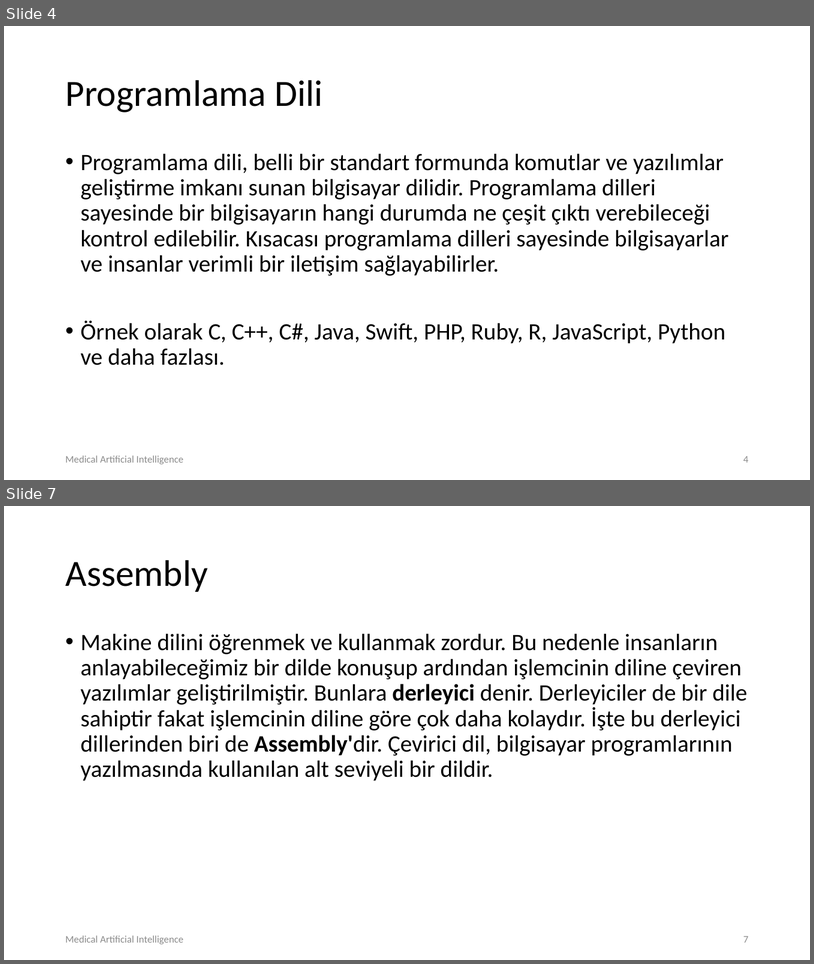
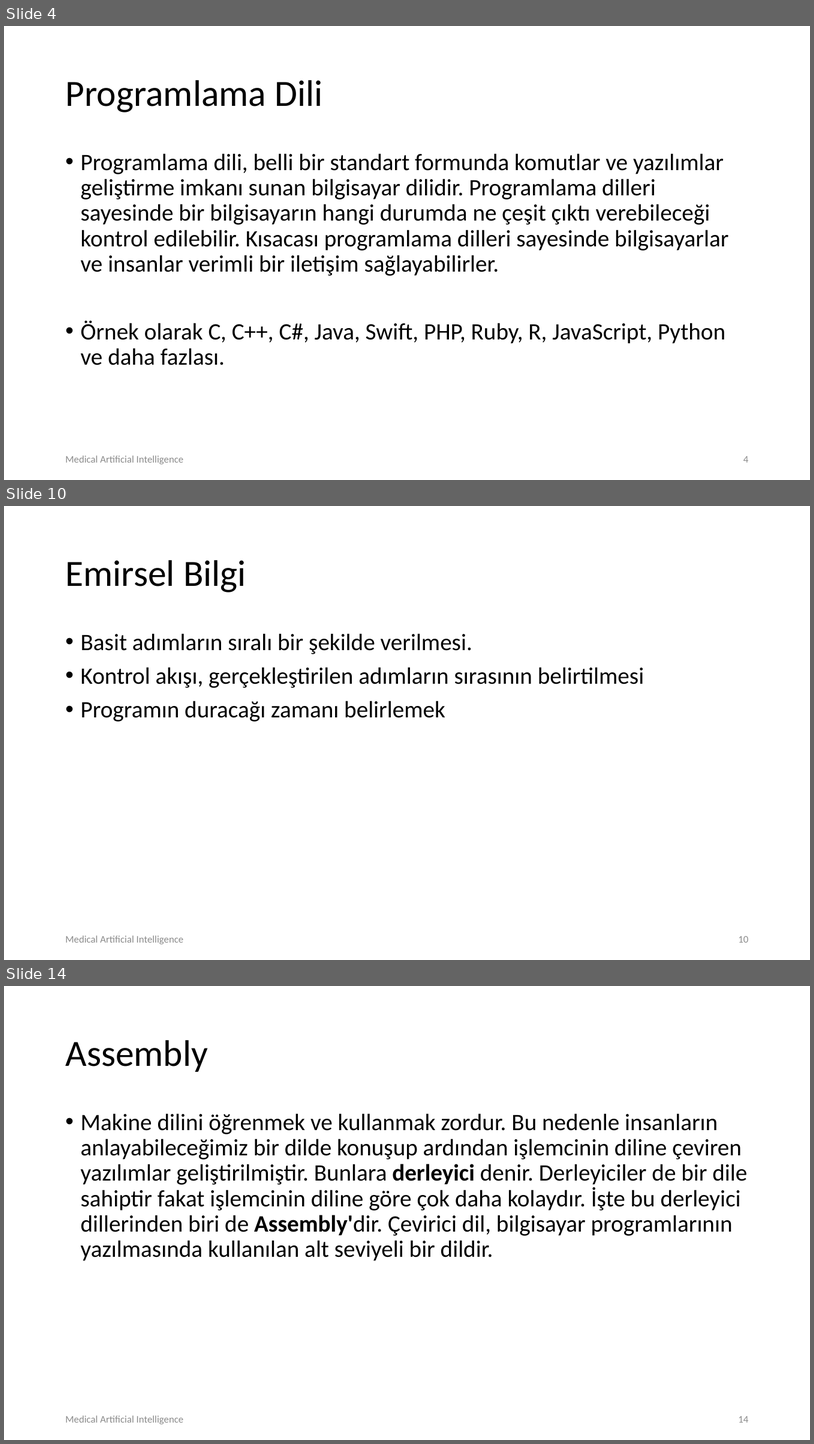
Before and after one commit to MAIClub/maiWorkshops19, a slide deck: Introduction to Python /lec01.pptx. Shown one above the other, each under a label of ours: slides 4 and 7 before the commit, slides 4, 10 and 14 after it; the slides between them are not shown. The pictures are 814x964 and 814x1444 pixels, drawn with LibreOffice and Linux fonts; fonts in the diff are those of the drawing; background and template pictures are left out. Boxes give left, top, right and bottom in pixels: in the first picture for what was removed or moved away, otherwise in the second. Text is boxed around its words. In the diff, an @@ line names an element or a change of style, - is before the commit and + after.

```diff
--- a/Introduction to Python /lec01.pptx
+++ b/Introduction to Python /lec01.pptx
@@ slide 10 added at [4, 506, 810, 960], background #FFFFFF @@
@@ title added at [65, 560, 246, 592], 44 pt, text #000000 @@
+Emirsel Bilgi
@@ text added at [81, 633, 644, 721], 28 pt, text #000000 @@
+• Basit adımların sıralı bir şekilde verilmesi.
+• Kontrol akışı, gerçekleştirilen adımların sırasının belirtilmesi
+• Programın duracağı zamanı belirlemek
@@ text added at [65, 935, 184, 944], 12 pt, text #8C8C8C @@
+Medical Artificial Intelligence
@@ page number added at [738, 936, 749, 942], 12 pt, text #8C8C8C @@
+10
@@ what was slide 7 is now slide 14 @@
@@ page number at [738, 1416, 749, 1422]: text changed @@
-7
+14
```
Also in this commit, not shown: 3 slides changed, 6 other slides added.
